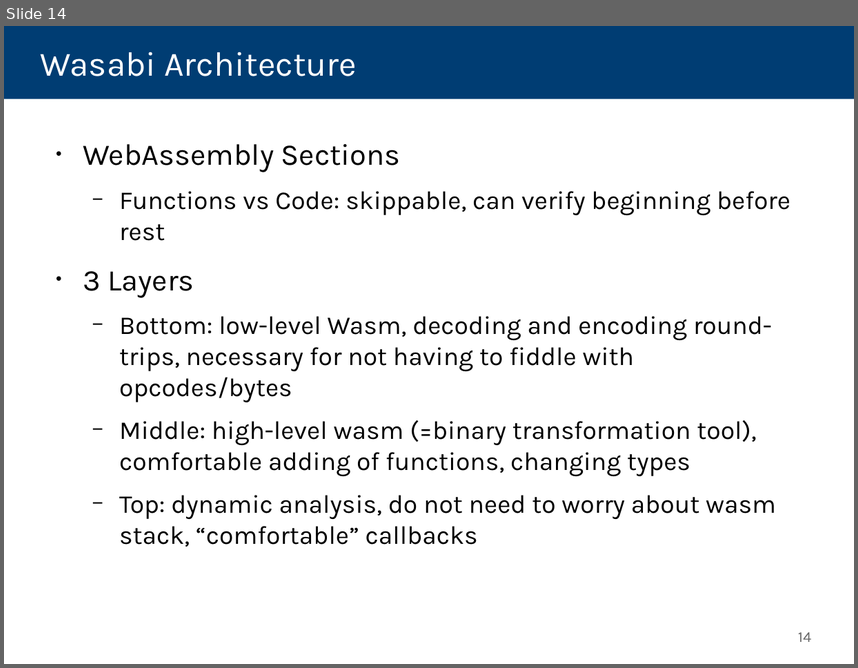
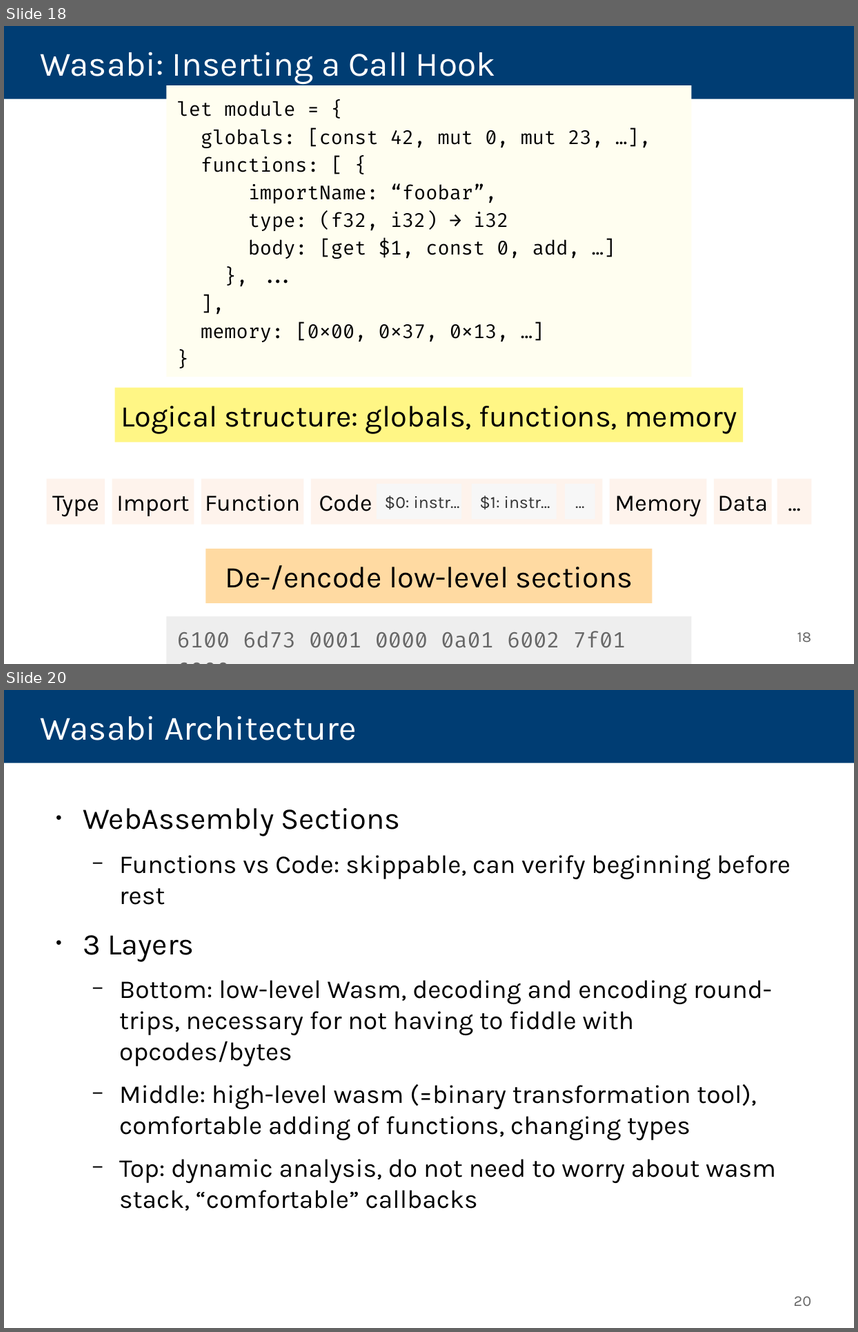
Before and after one commit to danleh/wasabi, a slide deck: 2018-04-11 Presentation/own-work.odp. Shown one above the other, each under a label of ours: slide 14 before the commit, slides 18 and 20 after it; the slides between them are not shown. The pictures are 858x668 and 858x1332 pixels, drawn with LibreOffice and Linux fonts; fonts in the diff are those of the drawing. Boxes give left, top, right and bottom in pixels: in the first picture for what was removed or moved away, otherwise in the second. Text is boxed around its words. In the diff, an @@ line names an element or a change of style, - is before the commit and + after.

Commit message:
add wasabi overview, static part overview finished

```diff
--- a/2018-04-11 Presentation/own-work.odp
+++ b/2018-04-11 Presentation/own-work.odp
@@ slide 18 added at [4,26,854,664], background #FFFFFF @@
@@ title added at [4,26,854,98], fill #003D73, 32 pt, text #FFFFFF @@
+Wasabi: Inserting a Call Hook
@@ rectangle added at [167,85,692,377], fill #FFFEF0, 18 pt, text #000000 @@
+let module = {
+globals: [const 42, mut 0, mut 23, …],
+functions: [ {
+importName: “foobar”,
+type: (f32, i32) → i32
+body: [get $1, const 0, add, …]
+}, ...
+],
+memory: [0x00, 0x37, 0x13, …]
+}
@@ rectangle added at [115,388,744,443], fill #FFF685, 28 pt, text #000000 @@
+Logical structure: globals, functions, memory
@@ group added at [46,479,812,524]: 10 rectangles @@
+Type
+Function
+Import
+Code
+$0: instr…
+$1: instr…
+…
+Memory
+Data
+…
@@ rectangle added at [206,548,653,603], fill #FFDAA2, 28 pt, text #000000 @@
+De-/encode low-level sections
@@ rectangle added at [167,616,692,664], fill #EEEEEE, 20 pt, text #666666 @@
+6100 6d73 0001 0000 0a01 6002 7f01 6000
@@ page number added at [797,632,812,641], 14 pt, text #666666 @@
+18
@@ what was slide 14 is now slide 20 @@
@@ page number at [794,1296,811,1305]: text changed @@
-14
+20
```
Also in this commit, not shown: 4 slides changed, 10 other slides added, 4 slides removed, 2 other files.
